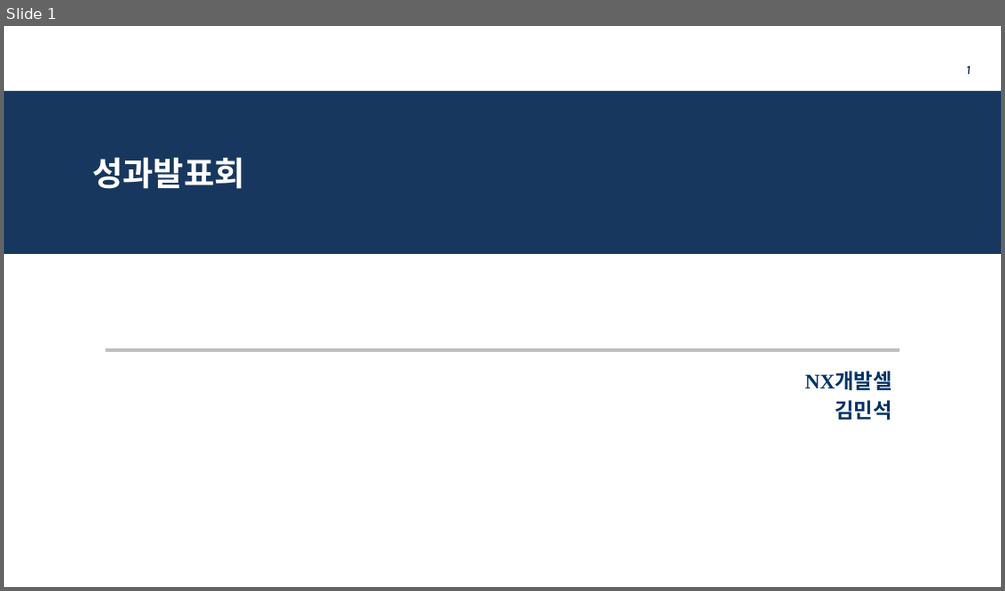
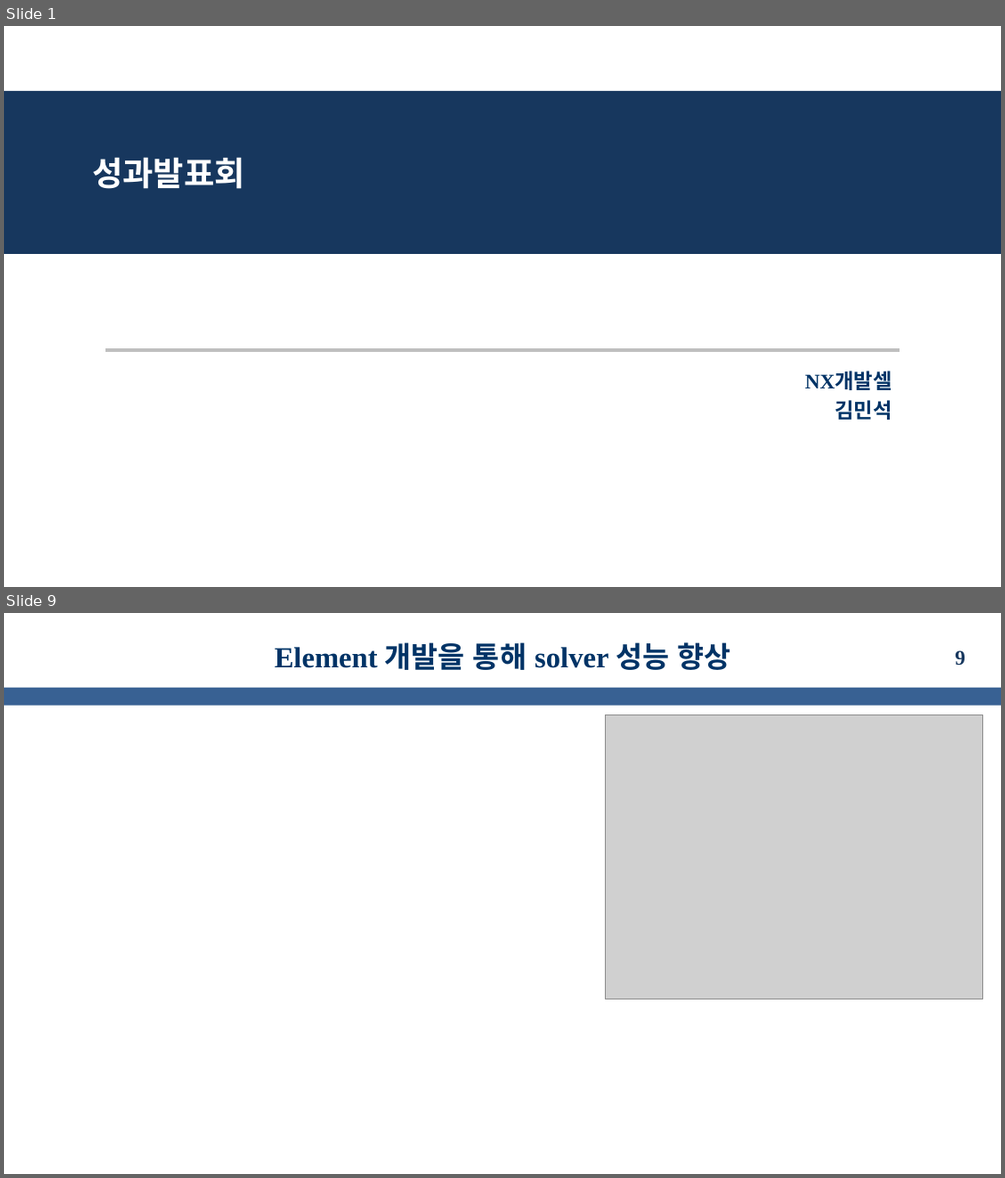
Before and after one commit to kms0523/Study, a slide deck: 발표자료/성과발표(중간).pptx. Shown one above the other, each under a label of ours: slide 1 before the commit, slides 1 and 9 after it; the slides between them are not shown. The pictures are 1005x591 and 1005x1178 pixels, drawn with LibreOffice and Linux fonts; fonts in the diff are those of the drawing; grey boxes stand for pictures; background and template pictures are left out. Boxes give left, top, right and bottom in pixels: in the first picture for what was removed or moved away, otherwise in the second. Text is boxed around its words. In the diff, an @@ line names an element or a change of style, - is before the commit and + after.

```diff
--- a/발표자료/성과발표(중간).pptx
+++ b/발표자료/성과발표(중간).pptx
@@ slide 9 added at (4,613,1001,1174), background #FFFFFF @@
@@ title added at (275,642,730,670), 28 pt, text #003366, bold @@
+Element 개발을 통해 solver 성능 향상
@@ page number added at (955,650,965,666), 20 pt, text #17375E, bold @@
+9
@@ rectangle added at (4,688,1001,706), fill #386193 @@
@@ picture added at (606,714,982,999) @@
@@ slide 1 changed as well @@
@@ page number removed at (966,66,970,74) @@
-1
```
Also in this commit, not shown: 1 other slide changed, 7 other slides added, 3 slides removed, 4 other files.
